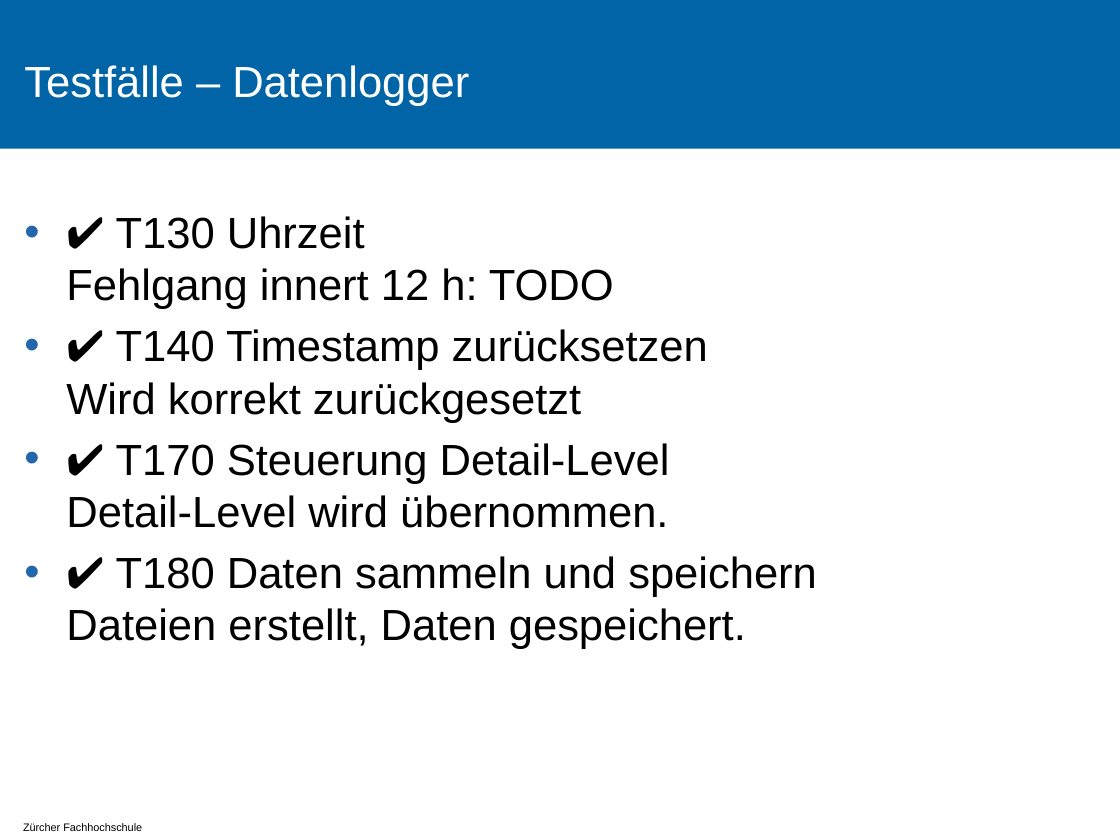
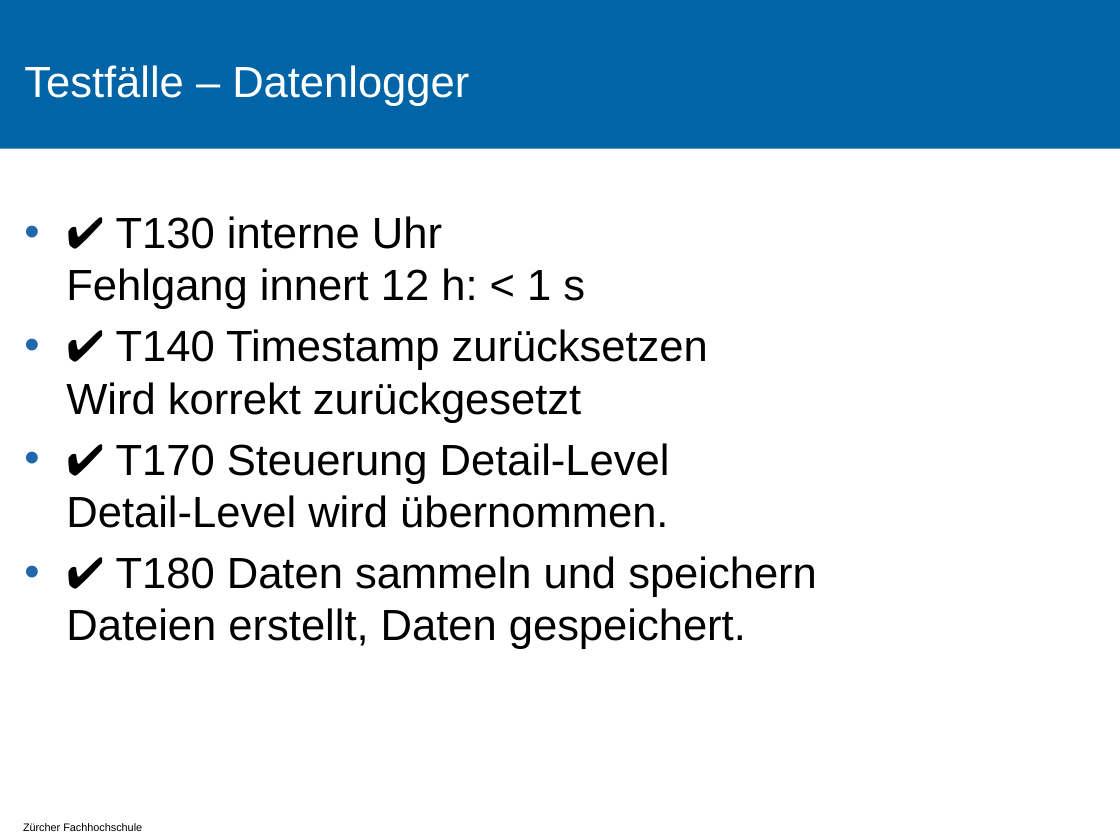
Before and after one commit to tokeller/WeKeBA, a slide deck: slide 21 of 9001_Praesentation/Praesentation.pptx (slide 23 before the commit). Drawn at 1120x840 pixels with LibreOffice and Linux fonts; fonts in the diff are those of the drawing; background and template pictures are left out. Boxes give left, top, right and bottom in pixels: in the first picture for what was removed or moved away, otherwise in the second. Text is boxed around its words. In the diff, an @@ line names an element or a change of style, - is before the commit and + after.

```diff
--- a/9001_Praesentation/Praesentation.pptx
+++ b/9001_Praesentation/Praesentation.pptx
@@ text at box(66, 216, 585, 309): text changed @@
-• ✔ T130 Uhrzeit
-  Fehlgang innert 12 h: TODO
+• ✔ T130 interne Uhr
+  Fehlgang innert 12 h: < 1 s
```
Also in this commit, not shown: 12 other slides changed, 1 slide added, 2 slides removed, 3 other files.
